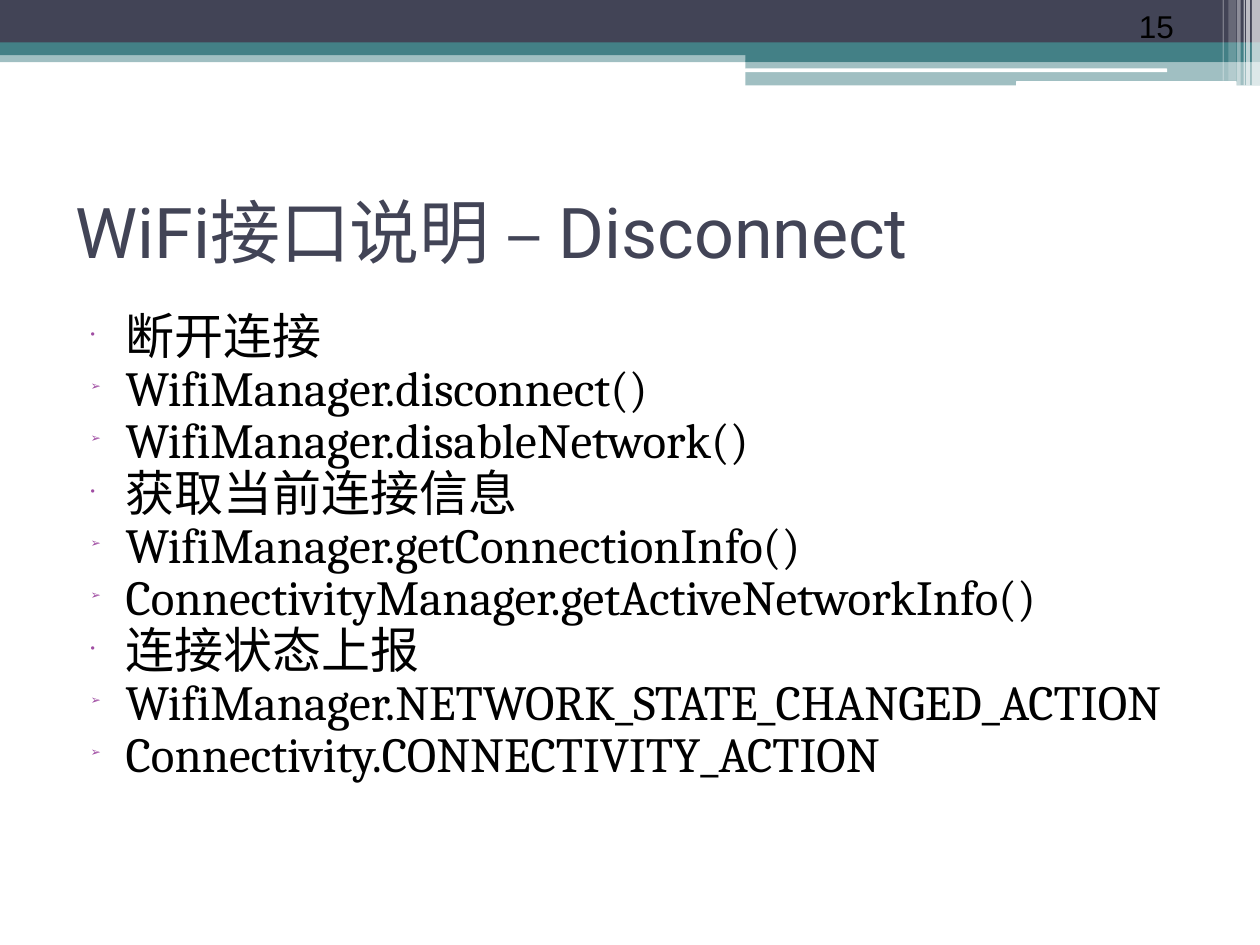
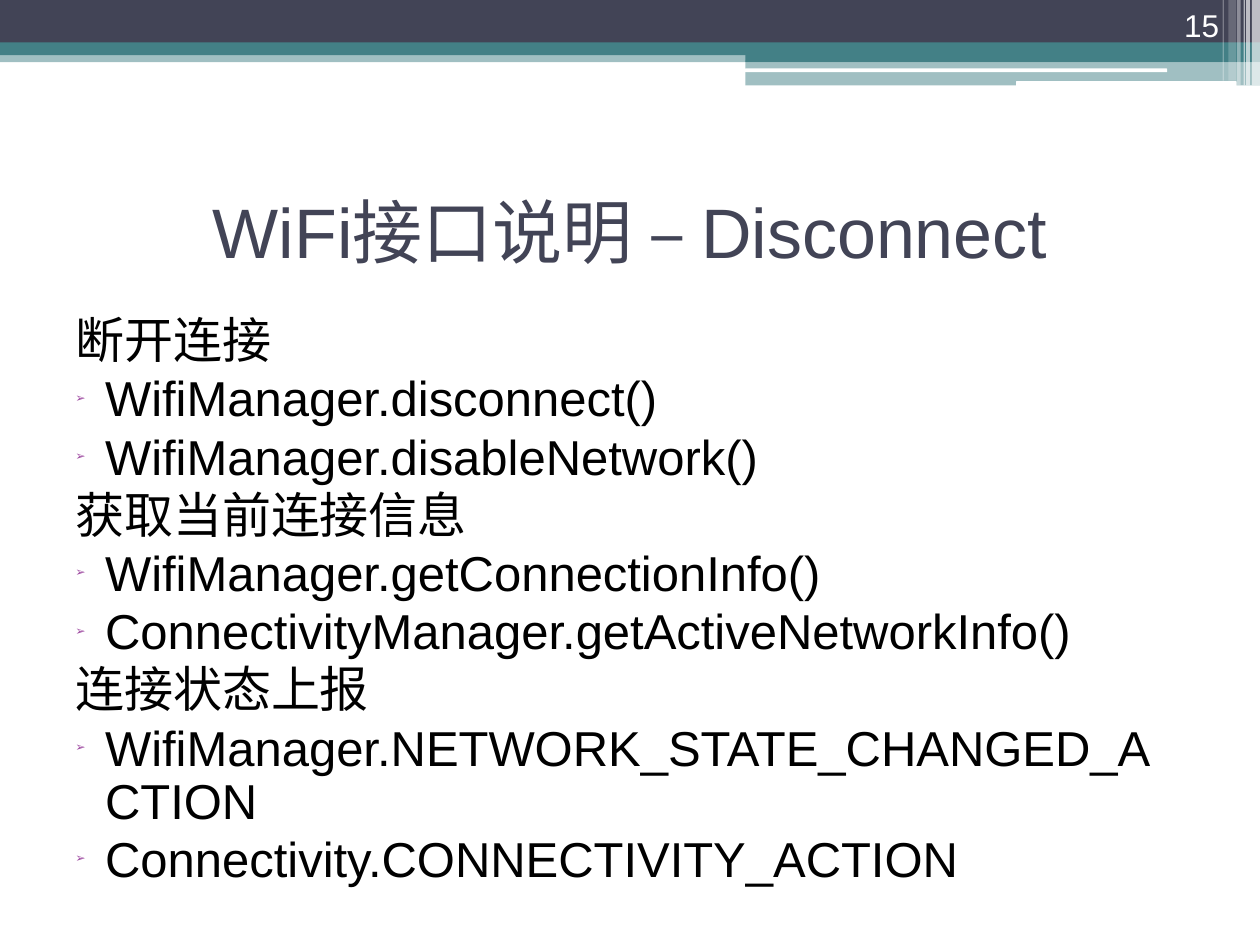
Before and after one commit to ychmax/MyDevelopBase, a slide deck: slide 15 of 第12章 网络数据传输/12.3 Wifi管理类/12.3 Wifi管理类.ppt. Drawn at 1260x945 pixels with LibreOffice and Linux fonts; fonts in the diff are those of the drawing. Boxes give left, top, right and bottom in pixels: in the first picture for what was removed or moved away, otherwise in the second. Text is boxed around its words. In the diff, an @@ line names an element or a change of style, - is before the commit and + after.

```diff
--- a/第12章 网络数据传输/12.3 Wifi管理类/12.3 Wifi管理类.ppt
+++ b/第12章 网络数据传输/12.3 Wifi管理类/12.3 Wifi管理类.ppt
@@ page number at box(1184, 15, 1219, 38): text colour #000000 to #FFFFFF; alignment left to right; vertical alignment top to bottom @@
@@ title "WiFi接口说明 – Disconnect" at box(213, 203, 1047, 264): font Roboto to Arial; alignment left to centre @@
@@ text "断开连接" at box(75, 317, 1150, 887): font Cambria to Arial; bullet • to none; line spacing 0.8 to 0.9; indent changed @@
```
Also in this commit, not shown: 14 other slides changed, 6 other files.
